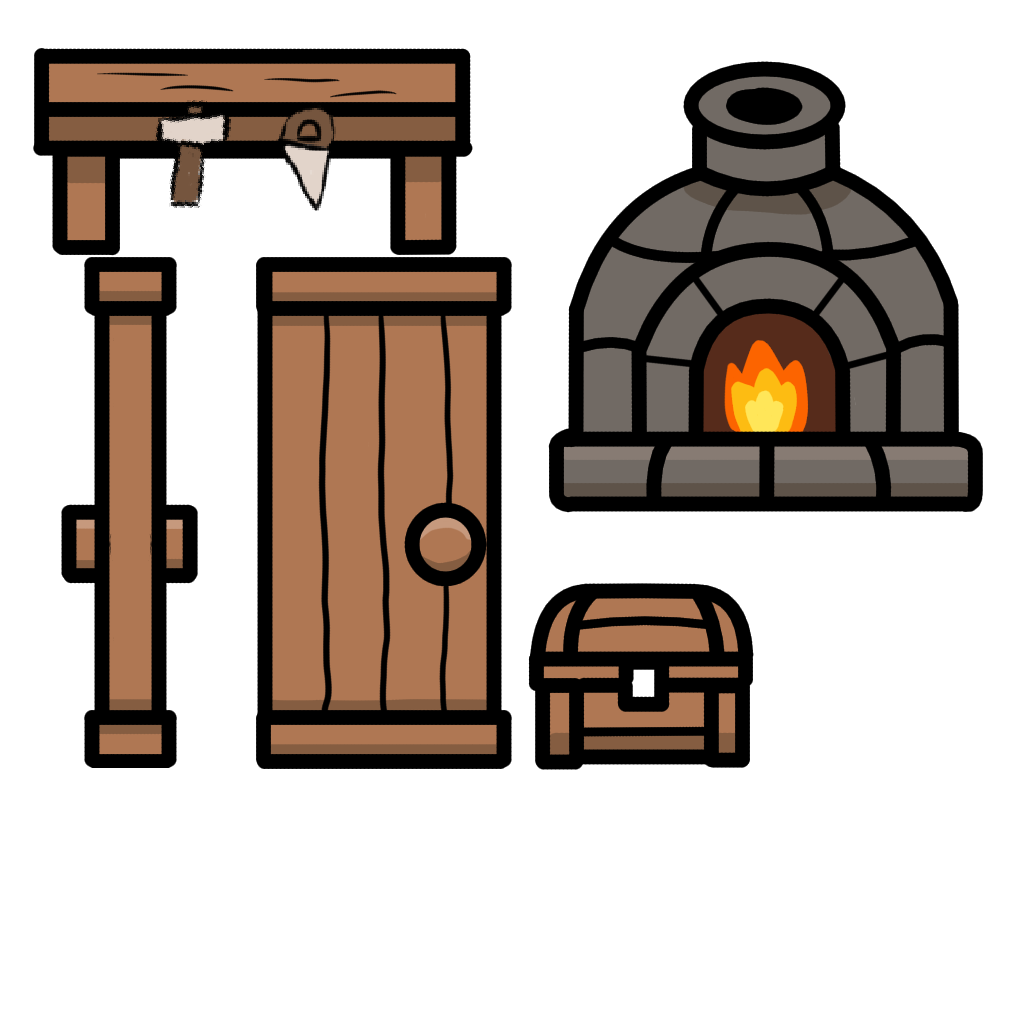
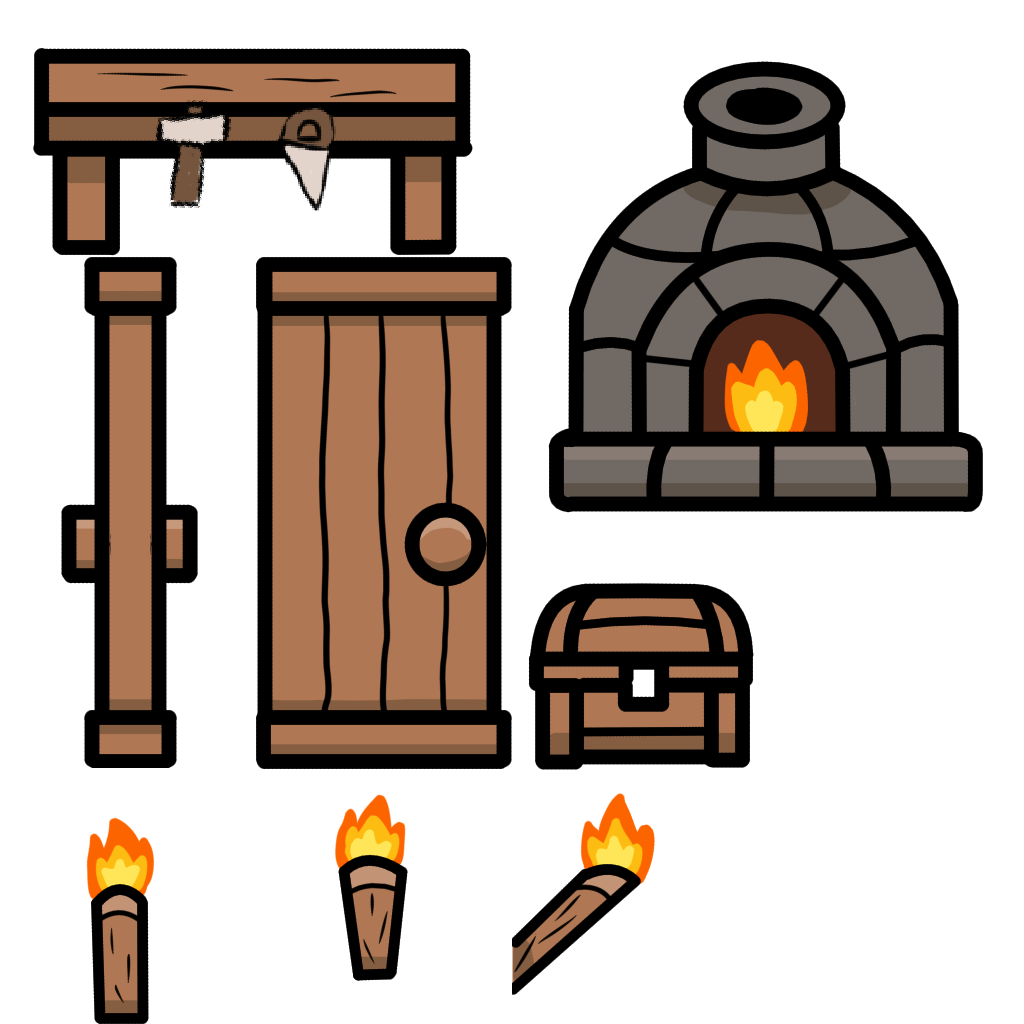
Before/after of a 1024 × 1024 layered artwork. What changed in the layer stack:
added group "Torch" with 4 layers above "Door Open" over left=86, top=793, right=655, bottom=1024
added layer "Outline" (1st of 6, in "Torch") in group "Torch" over left=86, top=832, right=655, bottom=1024
added layer "Shading" (1st of 6, in "Torch") in group "Torch" over left=86, top=832, right=640, bottom=1024
added layer "Color" (1st of 5, in "Torch") in group "Torch" over left=86, top=793, right=655, bottom=1024
